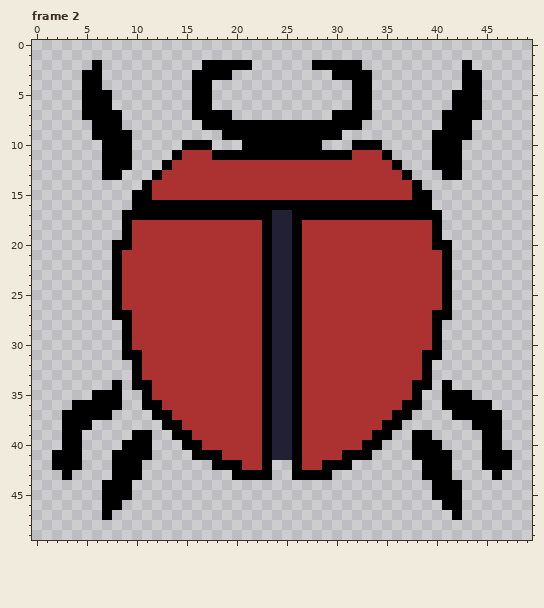
A pixel-art file gets an edit: Assets/Textures/scarab.aseprite. Above: the version before the commit.
50x50 pixels, 12 frames. Shown: frame 2. The commit also changed other frames, which this record leaves out.
The same view after the edit:
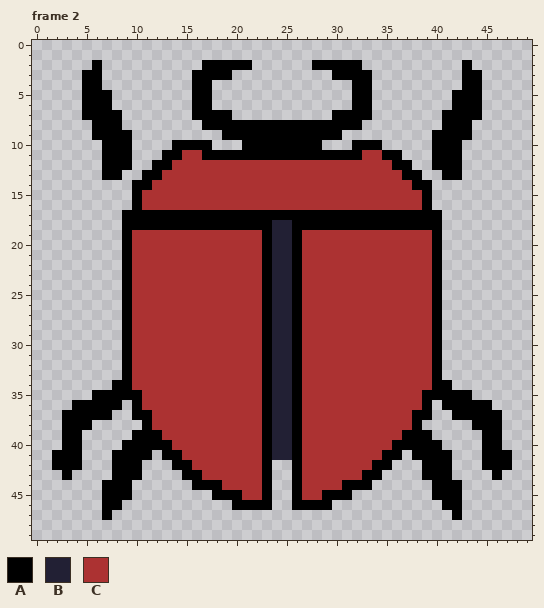
Palette (. is transparent): A #000000  B #222034  C #ac3232
Changes in this commit:
--- frame 2
@@ x 0..49 @@
  9 ......AAAA.........AAAAAAAAAAAA.........AAAA......
-10 .......AAA.....AAA...AAAAAAAA...AAA.....AAA.......
-11 .......AAA....ACCCAAAAAAAAAAAAAACCCA....AAA.......
-12 .......AAA...ACCCCCCCCCCCCCCCCCCCCCCA...AAA.......
-13 .......AA...ACCCCCCCCCCCCCCCCCCCCCCCCA...AA.......
-14 ...........ACCCCCCCCCCCCCCCCCCCCCCCCCCA...........
-15 ..........AACCCCCCCCCCCCCCCCCCCCCCCCCCAA..........
-16 ..........AAAAAAAAAAAAAAAAAAAAAAAAAAAAAA..........
-17 .........AAAAAAAAAAAAAAABBAAAAAAAAAAAAAAA.........
-18 .........ACCCCCCCCCCCCCABBACCCCCCCCCCCCCA.........
+10 .......AAA....AAAA...AAAAAAAA...AAA.....AAA.......
+11 .......AAA...AACCAAAAAAAAAAAAAAAACCAA...AAA.......
+12 .......AAA..AACCCCCCCCCCCCCCCCCCCCCCAA..AAA.......
+13 .......AA..AACCCCCCCCCCCCCCCCCCCCCCCCAA..AA.......
+14 ..........AACCCCCCCCCCCCCCCCCCCCCCCCCCAA..........
+15 ..........ACCCCCCCCCCCCCCCCCCCCCCCCCCCCA..........
+16 ..........ACCCCCCCCCCCCCCCCCCCCCCCCCCCCA..........
+17 .........AAAAAAAAAAAAAAAAAAAAAAAAAAAAAAAA.........
+18 .........AAAAAAAAAAAAAAABBAAAAAAAAAAAAAAA.........
 19 .........ACCCCCCCCCCCCCABBACCCCCCCCCCCCCA.........
-20 ........AACCCCCCCCCCCCCABBACCCCCCCCCCCCCAA........
-21 ........ACCCCCCCCCCCCCCABBACCCCCCCCCCCCCCA........
-22 ........ACCCCCCCCCCCCCCABBACCCCCCCCCCCCCCA........
-23 ........ACCCCCCCCCCCCCCABBACCCCCCCCCCCCCCA........
-24 ........ACCCCCCCCCCCCCCABBACCCCCCCCCCCCCCA........
-25 ........ACCCCCCCCCCCCCCABBACCCCCCCCCCCCCCA........
-26 ........ACCCCCCCCCCCCCCABBACCCCCCCCCCCCCCA........
-27 ........AACCCCCCCCCCCCCABBACCCCCCCCCCCCCAA........
+20 .........ACCCCCCCCCCCCCABBACCCCCCCCCCCCCA.........
+21 .........ACCCCCCCCCCCCCABBACCCCCCCCCCCCCA.........
+22 .........ACCCCCCCCCCCCCABBACCCCCCCCCCCCCA.........
+23 .........ACCCCCCCCCCCCCABBACCCCCCCCCCCCCA.........
+24 .........ACCCCCCCCCCCCCABBACCCCCCCCCCCCCA.........
+25 .........ACCCCCCCCCCCCCABBACCCCCCCCCCCCCA.........
+26 .........ACCCCCCCCCCCCCABBACCCCCCCCCCCCCA.........
+27 .........ACCCCCCCCCCCCCABBACCCCCCCCCCCCCA.........
 28 .........ACCCCCCCCCCCCCABBACCCCCCCCCCCCCA.........
@@ x 0..49 @@
 30 .........ACCCCCCCCCCCCCABBACCCCCCCCCCCCCA.........
-31 .........AACCCCCCCCCCCCABBACCCCCCCCCCCCAA.........
-32 ..........ACCCCCCCCCCCCABBACCCCCCCCCCCCA..........
-33 ..........ACCCCCCCCCCCCABBACCCCCCCCCCCCA..........
-34 ........A.AACCCCCCCCCCCABBACCCCCCCCCCCAA.A........
-35 ......AAA..ACCCCCCCCCCCABBACCCCCCCCCCCA..AAA......
-36 ....AAAAA..AACCCCCCCCCCABBACCCCCCCCCCAA..AAAAA....
-37 ...AAAAA....AACCCCCCCCCABBACCCCCCCCCAA....AAAAA...
-38 ...AAA.......AACCCCCCCCABBACCCCCCCCAA.......AAA...
-39 ...AA.....AA..AACCCCCCCABBACCCCCCCAA..AA.....AA...
-40 ...AA....AAA...AACCCCCCABBACCCCCCAA...AAA....AA...
-41 ..AAA...AAAA....AAACCCCABBACCCCAAA....AAAA...AAA..
-42 ..AAA...AAA.......AAACCA..ACCAAA.......AAA...AAA..
-43 ...A....AAA.........AAAA..AAAA.........AAA....A...
-44 .......AAA..............................AAA.......
-45 .......AAA..............................AAA.......
-46 .......AA................................AA.......
+31 .........ACCCCCCCCCCCCCABBACCCCCCCCCCCCCA.........
+32 .........ACCCCCCCCCCCCCABBACCCCCCCCCCCCCA.........
+33 .........ACCCCCCCCCCCCCABBACCCCCCCCCCCCCA.........
+34 ........AACCCCCCCCCCCCCABBACCCCCCCCCCCCCAA........
+35 ......AAAAACCCCCCCCCCCCABBACCCCCCCCCCCCAAAAA......
+36 ....AAAAA.ACCCCCCCCCCCCABBACCCCCCCCCCCCA.AAAAA....
+37 ...AAAAA..AACCCCCCCCCCCABBACCCCCCCCCCCAA..AAAAA...
+38 ...AAA.....ACCCCCCCCCCCABBACCCCCCCCCCCA.....AAA...
+39 ...AA.....AAACCCCCCCCCCABBACCCCCCCCCCAAA.....AA...
+40 ...AA....AAAAACCCCCCCCCABBACCCCCCCCCAAAAA....AA...
+41 ..AAA...AAAA.AACCCCCCCCABBACCCCCCCCAA.AAAA...AAA..
+42 ..AAA...AAA...AACCCCCCCA..ACCCCCCCAA...AAA...AAA..
+43 ...A....AAA....AACCCCCCA..ACCCCCCAA....AAA....A...
+44 .......AAA......AAACCCCA..ACCCCAAA......AAA.......
+45 .......AAA........AAACCA..ACCAAA........AAA.......
+46 .......AA...........AAAA..AAAA...........AA.......
 47 .......A..................................A.......
